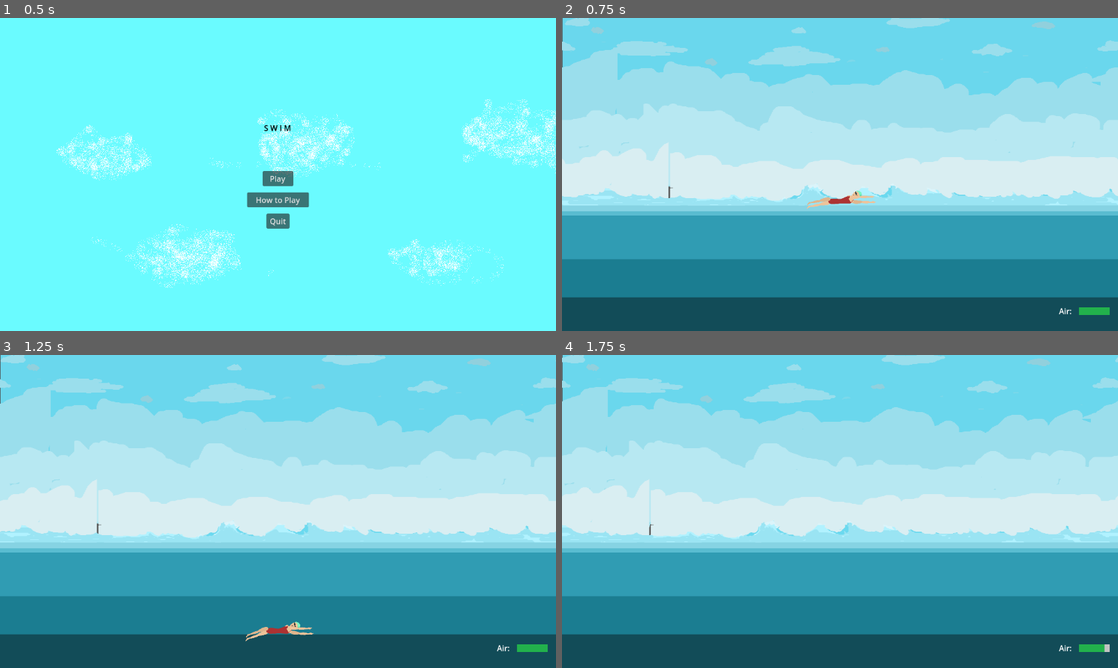
Above: before the commit, frames 1-4 (two rows, left to right).
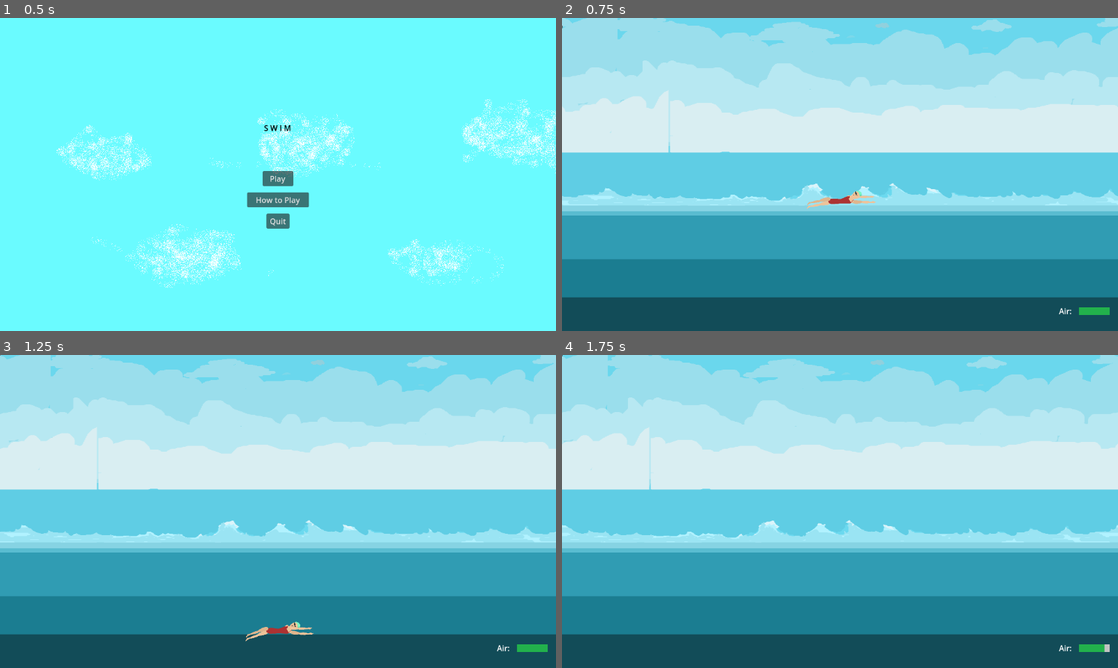
Above: after the commit, the same moments.

Repository: acnolan/Pixel-Game-Jam-2024
Game: Godot game, scene res://scenes/menu/start_screen.tscn
The game is run twice, just before and just after one commit, with the same random seed, the same clock (stepped at 60 frames per second) and the same inputs.
Inputs:
- Up to frame 1 (0.5 s): no input
- Up to frame 2 (0.75 s): click "Play" at 0.5 s
- Up to frame 3 (1.25 s): no input
- Up to frame 4 (1.75 s): hold W from 1.28 s (still down); tap I at 1.35 s

Frame 1 is identical in both runs. In frame 2, 50% of the frame differs, in the area x 0-100%, y 0-59%; in frame 3, 50%; in frame 4, 49%.

Commit message:
Update parallax_background.tscn

Diff:
--- a/scenes/parallax_background.tscn
+++ b/scenes/parallax_background.tscn
@@ -6,6 +6,7 @@
 [ext_resource type="Texture2D" uid="uid://d26d1r4643upu" path="res://art/swim game water clouds bg1-export.png" id="3_dd2le"]
 [ext_resource type="Texture2D" uid="uid://byxho5q08uw2b" path="res://art/swim game water clouds fg2-export.png" id="4_u1ltu"]
 [ext_resource type="Texture2D" uid="uid://c4yauinump50v" path="res://art/swim game water clouds fg1-export.png" id="5_256qg"]
+[ext_resource type="Texture2D" uid="uid://e1hk62343b8p" path="res://art/still water bg placeholder.png" id="7_3yqa1"]
 [ext_resource type="Texture2D" uid="uid://c0i3kmq7y468e" path="res://art/waves placeholder.png" id="7_sejug"]
 [ext_resource type="Texture2D" uid="uid://dvi6lmci4yn71" path="res://art/deep water color.png" id="10_jl4g2"]
 
@@ -25,7 +26,7 @@
 motion_mirroring = Vector2(1150, 0)
 
 [node name="Sprite2D" type="Sprite2D" parent="clouds bg"]
-position = Vector2(3, -200)
+position = Vector2(2, -250)
 texture = ExtResource("2_lix18")
 
 [node name="clouds bg2" type="ParallaxLayer" parent="."]
@@ -33,7 +34,7 @@
 motion_mirroring = Vector2(1150, 0)
 
 [node name="Sprite2D" type="Sprite2D" parent="clouds bg2"]
-position = Vector2(1061, -138)
+position = Vector2(1061, -222)
 texture = ExtResource("3_dd2le")
 
 [node name="Clouds fg" type="ParallaxLayer" parent="."]
@@ -41,7 +42,7 @@
 motion_mirroring = Vector2(1150, 0)
 
 [node name="Sprite2D" type="Sprite2D" parent="Clouds fg"]
-position = Vector2(33, -455)
+position = Vector2(31, -544)
 texture = ExtResource("4_u1ltu")
 
 [node name="clouds fg 2" type="ParallaxLayer" parent="."]
@@ -49,8 +50,16 @@
 motion_mirroring = Vector2(1150, 0)
 
 [node name="Sprite2D" type="Sprite2D" parent="clouds fg 2"]
-position = Vector2(1079, 352)
+position = Vector2(1079, 244)
 texture = ExtResource("5_256qg")
+
+[node name="Water still bg" type="ParallaxLayer" parent="."]
+motion_scale = Vector2(0.4, 1)
+motion_mirroring = Vector2(1150, 0)
+
+[node name="Sprite2D" type="Sprite2D" parent="Water still bg"]
+position = Vector2(576, -85)
+texture = ExtResource("7_3yqa1")
 
 [node name="Water fg1" type="ParallaxLayer" parent="."]
 motion_scale = Vector2(0.9, 1)
Not shown: 1 places in scenes/parallax_background.tscn that only renumber resources
